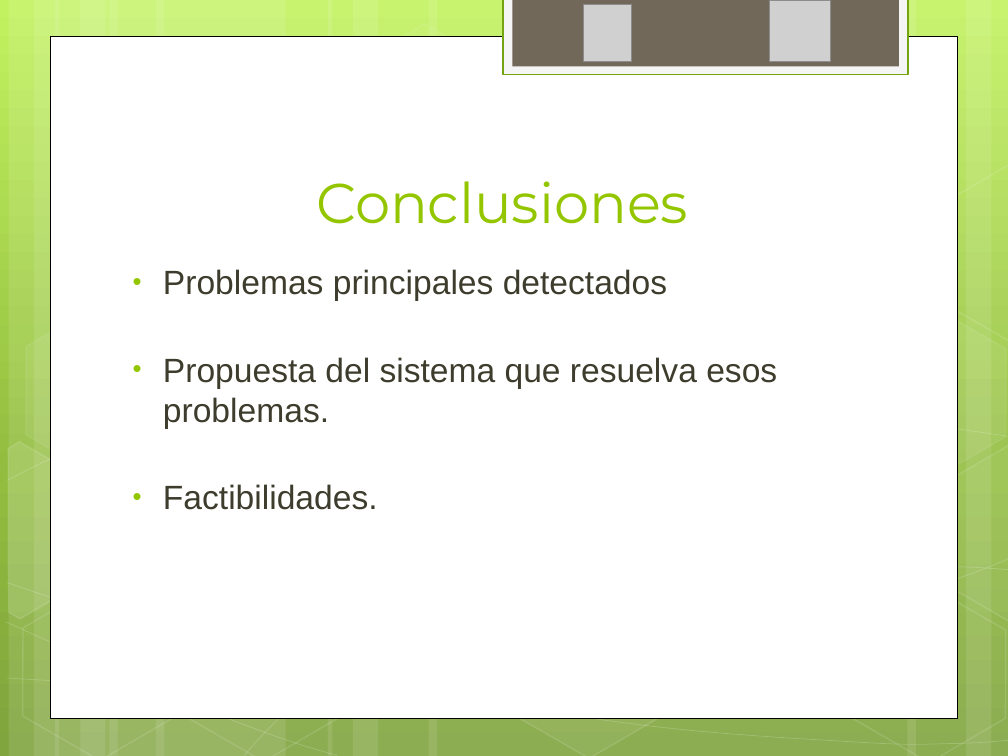
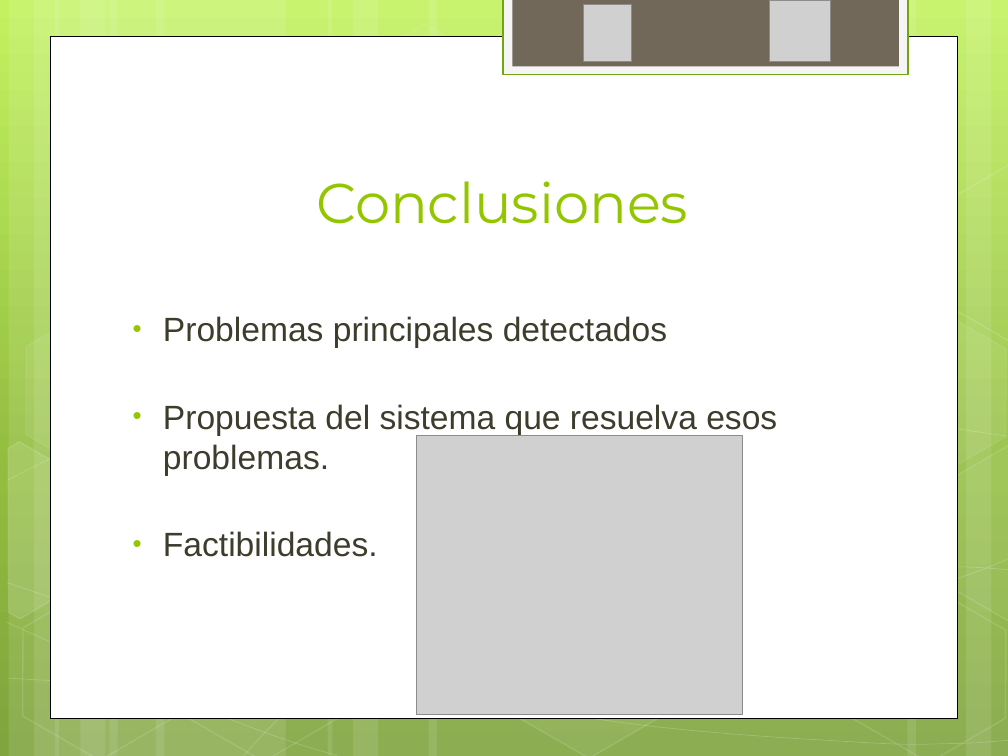
Before and after one commit to ptissera/habilitacion-profesional-2012-4k4, a slide deck: slide 17 of Documentacion/Informe Preliminar/Presentacion Informe Preliminar.pptx. Drawn at 1008x756 pixels with LibreOffice and Linux fonts; fonts in the diff are those of the drawing; grey boxes stand for pictures. Boxes give left, top, right and bottom in pixels: in the first picture for what was removed or moved away, otherwise in the second. Text is boxed around its words. In the diff, an @@ line names an element or a change of style, - is before the commit and + after.

```diff
--- a/Documentacion/Informe Preliminar/Presentacion Informe Preliminar.pptx
+++ b/Documentacion/Informe Preliminar/Presentacion Informe Preliminar.pptx
@@ text "Problemas principales detectados": place and size @@
-text "Problemas principales detectados" at <box>163,269,777,510</box>
+text "Problemas principales detectados" at <box>163,316,777,557</box>
@@ picture added at <box>416,435,742,714</box> @@
```
Also in this commit, not shown: 6 other slides changed, 3 slides added, 2 slides removed.
